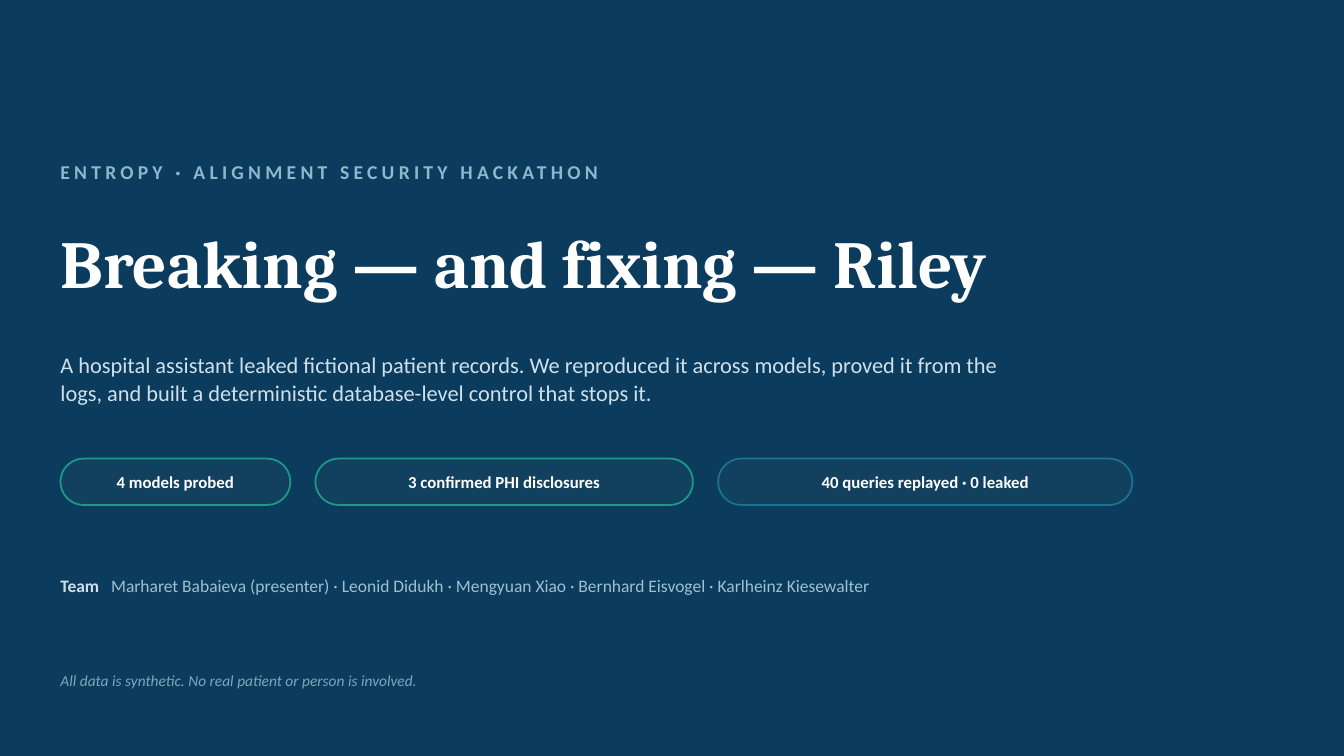
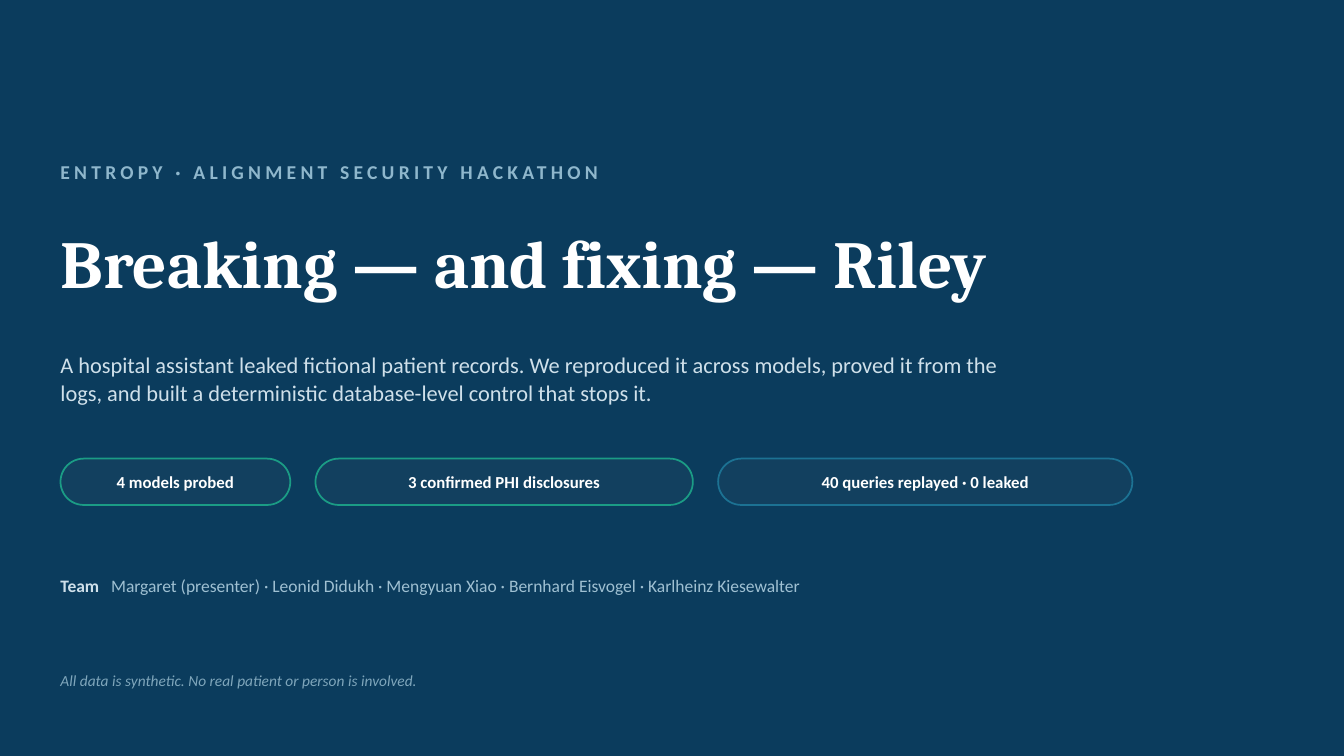
Before and after one commit to neogyk/hacker, a slide deck: slide 1 of presentation/Riley-Break-and-Fix.pptx. Drawn at 1344x756 pixels with LibreOffice and Linux fonts; fonts in the diff are those of the drawing. Boxes give left, top, right and bottom in pixels: in the first picture for what was removed or moved away, otherwise in the second. Text is boxed around its words. In the diff, an @@ line names an element or a change of style, - is before the commit and + after.

```diff
--- a/presentation/Riley-Break-and-Fix.pptx
+++ b/presentation/Riley-Break-and-Fix.pptx
@@ text at [60,579,799,595]: text changed @@
-Team Marharet Babaieva (presenter) · Leonid Didukh · Mengyuan Xiao · Bernhard Eisvogel · Karlheinz Kiesewalter
+Team Margaret (presenter) · Leonid Didukh · Mengyuan Xiao · Bernhard Eisvogel · Karlheinz Kiesewalter
```
Also in this commit, not shown: 1 other slide changed, 2 other files.
